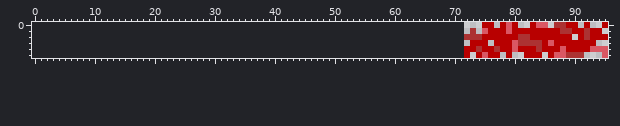
Two versions of one sprite sheet, res/Splatter.png. Above, as it was before the edit.
The file is 64x48 pixels. The old version is drawn lined up with the new one, on the new canvas.
New version:
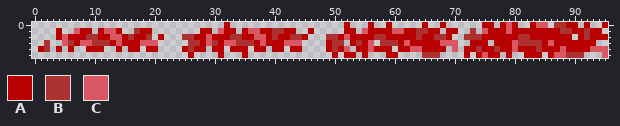
Palette (. is transparent): A #b80000  B #ac3232  C #d95763
The commit says: Updated Splatter sprite to be animated and fixed exported sprite of saw.
The edit:
canvas 64x48 -> 96x6, the old top-left corner now at 72,0 (the part of the old canvas that was cut away was empty and is not shown)
Changed rows in their new state; - is an unchanged pixel.
first column x 1:
0 -------------------------------A-------------------A---A--A-----A--A--
1 ---A--CAA-ACCA--BAA--------AA-CAA-ACCAABBAA--A-----AA-CAAAACCAABBAA-AA
2 ---ACAAABBAACCABAAB-A---BBAACAAABBAACCABAABBA---BBACAAAABBAAAAABAABBA-
3 -B--CBACCBBBACAAACCC-----BBACBACCBBBACAAACCC----ABB-ABAC-BBBACAAAAACCC
4 AB-A-A--AAA--A-AA-AA----ABAA-AA-AAA-AA-AA-AA----ABAC-AACAAA-AACCAAAA-C
5 -------------------------A----A---A--------------A-AA-A---AA----BBB---
